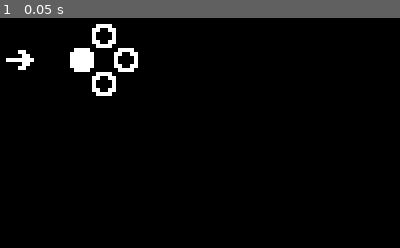
Above: before the commit, frame 1.
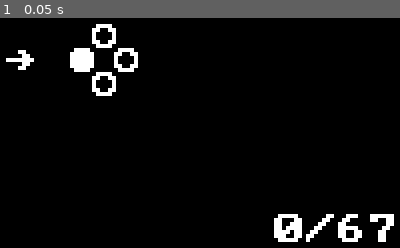
Above: after the commit, the same moment.

Repository: JeffreyGClark/DiagonalAffordance
Game: Godot game, scene res://root.tscn
Same seed, same stepped clock (60 frames per second), same inputs: the game is played once before the commit and once after it.
Inputs:
- Up to frame 1 (0.05 s): no input

The runs differ from the first frame. In frame 1, 1.6% of the frame differs, in the area x 68-99%, y 85-98%.
Error before the commit: Parse Error: Expected indented block after function declaration. (res://playing_surface.gd:121)

Commit message:
Added counter.

Diff:
--- a/diagonal-affordance-tester/playing_surface.gd
+++ b/diagonal-affordance-tester/playing_surface.gd
@@ -2,12 +2,16 @@
 
 # nodes
 @onready var _Direction: Sprite2D = $"./Direction";
+@onready var _Node2D: Node2D = $"./Node2D";
+@onready var _Count: Label = $"./Control/Count";
+@onready var _Total: Label = $"./Control/Total";
 
 # textures
 const RArrow: Texture2D = preload("res://RightArrow.png");
 const URArrow: Texture2D = preload("res://URightArrow.png");
 
 var allow_input: bool = true;
+var finished: bool = false;
 
 enum directions {
 	r,
@@ -71,9 +75,11 @@
 	"all": {}
 }
 
+var card_repeats: int = 8;
+var count: int = -1;
 func _ready() -> void:
 	for direction in directions.values():
-		for i in 2:
+		for i in card_repeats:
 			deck.push_back(direction);
 	deck.shuffle();
 	for key in data:
@@ -87,6 +93,9 @@
 
 	update_deck_display();
 
+	_Count.text = str(count);
+	_Total.text = "/" + str(card_repeats * directions.size() + 3)
+
 func _physics_process(_delta) -> void:
 
 	if allow_input and Input.is_action_just_pressed("record"):
@@ -98,6 +107,11 @@
 		save_value(error_angle);
 
 		update_deck_display();
+
+	else:
+		var raw_left_stick_vector: Vector2 = Input.get_vector("ui_left", "ui_right", "ui_up", "ui_down");
+		var error_angle: float = rad_to_deg(raw_left_stick_vector.angle_to(data[current_direction].vector));
+		# print(error_angle);
 
 
 func clear_data_samples() -> void:
@@ -119,11 +133,40 @@
 	# print(JSON.stringify(composite_data, "\t"));
 
 func input_received_visual():
+	_Direction.visible = false;
+	_Direction.modulate = Color.BLACK;
+	_Node2D.visible = false;
+	_Node2D.modulate = Color.BLACK;
+	allow_input = false;
+
+	await get_tree().create_timer(0.2).timeout;
+
+	if finished:
+		return;
+
+	allow_input = true;
+	_Direction.visible = true;
+	_Node2D.visible = true;
+
+	get_tree().create_tween().tween_property(
+		_Direction,
+		"modulate",
+		Color.WHITE,
+		0.2
+	);
+	get_tree().create_tween().tween_property(
+		_Node2D,
+		"modulate",
+		Color.WHITE,
+		0.2
+	);
 
 
 func update_deck_display():
 	# save data
 	position_in_deck += 1;
+	count += 1;
+	_Count.text = str(count);
 	if position_in_deck < 0:
 		current_direction = sample_deck[position_in_deck + sample_deck.size()];
 	else:
@@ -139,15 +182,13 @@
 		_Direction.texture = URArrow;
 		_Direction.rotation_degrees = data[current_direction].angle_degrees + 45.0;
 
-	# print(position_in_deck, " ", current_direction, " ", data[current_direction].angle_degrees);
-	# print("  ", _Direction.position);
-
 func save_value(error: float) -> void:
 	print("%3d" % (current_direction * 45), ": ", error);
 	if position_in_deck >= 0 and position_in_deck < deck.size():
 		data[current_direction]["samples"].push_back(error);
 
 func finish() -> void:
+	finished = true;
 	allow_input = false;
 	var orthogonal_samples = [];
 	var diagonal_samples = [];
@@ -176,6 +217,7 @@
 		output_row += " max: " + ("%5.1f" % max_error);
 		output_row += " " + samples_string.left(-2) + "]"
 		print(output_row);
+		print("  ", find_over_225(samples));
 
 	var diag_mean: float = find_mean(diagonal_samples);
 	var diag_std: float = find_std(diagonal_samples, diag_mean);
@@ -185,6 +227,7 @@
 		" sd: " + ("%5.1f" % diag_std) + \
 		" max: " + ("%5.1f" % diag_max);
 	print(diag_row);
+	print("  ", find_over_225(diagonal_samples));
 
 	var orth_mean: float = find_mean(orthogonal_samples);
 	var orth_std: float = find_std(orthogonal_samples, orth_mean);
@@ -194,6 +237,7 @@
 		" sd: " + ("%5.1f" % orth_std) + \
 		" max: " + ("%5.1f" % orth_max);
 	print(orth_row);
+	print("  ", find_over_225(orthogonal_samples));
 
 	var all_mean: float = find_mean(all_samples);
 	var all_std: float = find_std(all_samples, all_mean);
@@ -203,6 +247,7 @@
 		" sd: " + ("%5.1f" % all_std) + \
 		" max: " + ("%5.1f" % all_max);
 	print(all_row);
+	print("  ", find_over_225(all_samples));
 
 	# print(JSON.stringify(data, "\t"));
 	# print(JSON.stringify(composite_data, "\t"));
@@ -232,3 +277,11 @@
 		sum_squares += diff * diff;
 
 	return sqrt(sum_squares / (array.size() - 1));
+
+func find_over_225(array: Array) -> Array:
+	var _count: int = 0;
+	for num in array:
+		if abs(num) > 22.5:
+			_count += 1;
+
+	return [_count, float(_count) / float(array.size())];
--- a/diagonal-affordance-tester/root.tscn
+++ b/diagonal-affordance-tester/root.tscn
@@ -1,9 +1,16 @@
-[gd_scene load_steps=5 format=3 uid="uid://ce3aeglmbh5co"]
+[gd_scene load_steps=8 format=3 uid="uid://ce3aeglmbh5co"]
 
 [ext_resource type="Script" uid="uid://ukv38lpxyue4" path="res://playing_surface.gd" id="1_pq8q7"]
 [ext_resource type="Texture2D" uid="uid://61mrp0yy37qw" path="res://RightArrow.png" id="2_28aoi"]
 [ext_resource type="Texture2D" uid="uid://c25o73af12dc1" path="res://PressedButton.png" id="3_28aoi"]
 [ext_resource type="Texture2D" uid="uid://32k6bnei4u0b" path="res://UnpressedButton.png" id="3_vvh5c"]
+[ext_resource type="FontFile" uid="uid://loaek3t5f3b6" path="res://Web437_IBM_EGA_8x8.woff" id="5_jnlp7"]
+
+[sub_resource type="LabelSettings" id="LabelSettings_jnlp7"]
+font = ExtResource("5_jnlp7")
+
+[sub_resource type="LabelSettings" id="LabelSettings_l8v81"]
+font = ExtResource("5_jnlp7")
 
 [node name="root" type="Node2D"]
 
@@ -45,3 +52,28 @@
 scale = Vector2(2, 2)
 texture = ExtResource("3_vvh5c")
 centered = false
+
+[node name="Control" type="Control" parent="PlayingSurface"]
+layout_mode = 3
+anchors_preset = 0
+offset_right = 40.0
+offset_bottom = 40.0
+
+[node name="Count" type="Label" parent="PlayingSurface/Control"]
+layout_mode = 0
+offset_left = 227.0
+offset_top = 163.0
+offset_right = 271.0
+offset_bottom = 179.0
+text = "10"
+label_settings = SubResource("LabelSettings_jnlp7")
+horizontal_alignment = 2
+
+[node name="Total" type="Label" parent="PlayingSurface/Control"]
+layout_mode = 0
+offset_left = 271.0
+offset_top = 163.0
+offset_right = 319.0
+offset_bottom = 180.0
+text = "/64"
+label_settings = SubResource("LabelSettings_l8v81")
Binary file added: diagonal-affordance-tester/Web437_IBM_EGA_8x8.woff
Not shown, added: diagonal-affordance-tester/Web437_IBM_EGA_8x8.woff.import
Not shown, added: diagonal-affordance-tester/Bm437_IBM_CGA.otb
